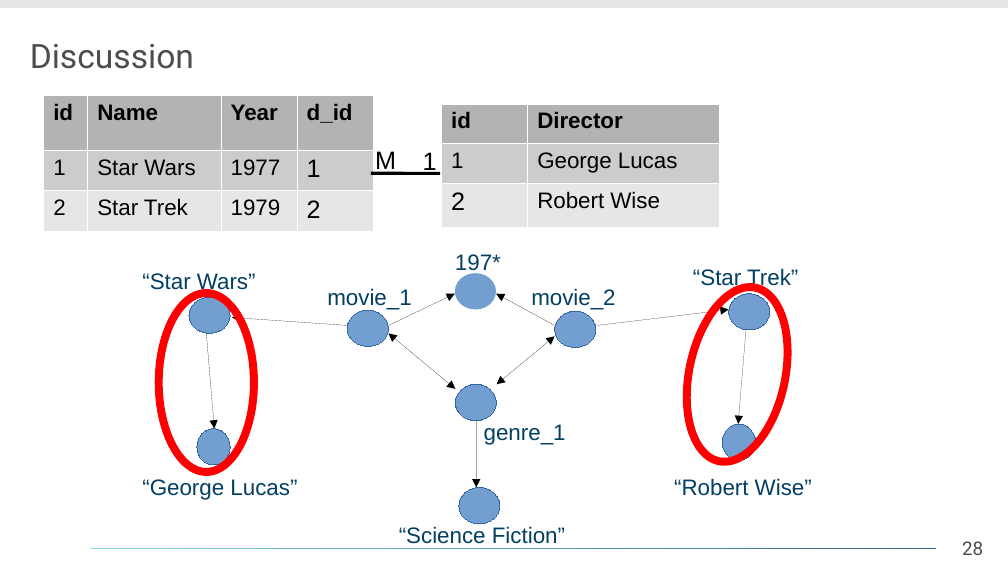
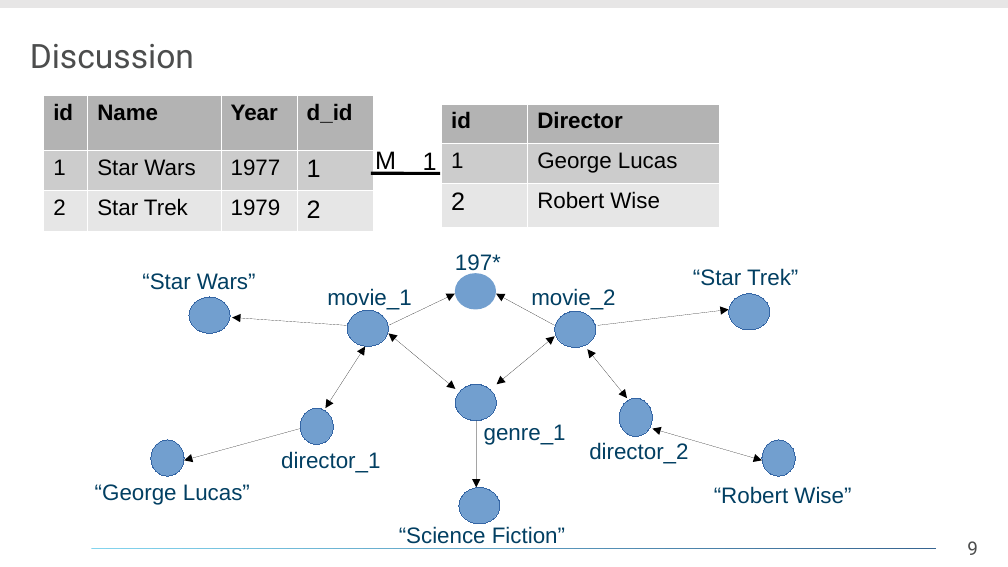
Before and after one commit to daelmo/DB2GraphGenerator, a slide deck: slide 9 of presentation/Analyse_eines_Forschungsthemas.odp (slide 28 before the commit). Drawn at 1008x567 pixels with LibreOffice and Linux fonts; fonts in the diff are those of the drawing; background and template pictures are left out. Boxes give left, top, right and bottom in pixels: in the first picture for what was removed or moved away, otherwise in the second. Text is boxed around its words. In the diff, an @@ line names an element or a change of style, - is before the commit and + after.

```diff
--- a/presentation/Analyse_eines_Forschungsthemas.odp
+++ b/presentation/Analyse_eines_Forschungsthemas.odp
@@ ellipse removed at [158, 293, 253, 473] @@
@@ ellipse removed at [672, 278, 802, 472] @@
@@ arrow removed from (746, 329) to (738, 424) @@
@@ arrow moved from (207, 334) - (215, 428) to (365, 347) - (326, 408) @@
@@ arrow (365, 347) - (326, 408): arrow to double arrow @@
@@ double arrow added from (627, 398) to (588, 349), #000000 0 pt @@
@@ ellipse added at [300, 408, 334, 445], fill #729FCF, outline #3465A4 0 pt @@
@@ ellipse added at [619, 398, 652, 436], fill #729FCF, outline #3465A4 0 pt @@
@@ ellipse: place and size @@
-ellipse at [197, 428, 230, 465]
+ellipse at [151, 439, 184, 476]
@@ arrow added from (300, 428) to (184, 461), #000000 0 pt @@
@@ text added at [589, 442, 688, 464], 16 pt, text #023F62 @@
+director_2
@@ double arrow added from (762, 461) to (652, 428), #000000 0 pt @@
@@ ellipse: place and size @@
-ellipse at [723, 424, 756, 461]
+ellipse at [762, 439, 795, 476]
@@ text "“George Lucas”": place and size @@
-text "“George Lucas”" at [142, 479, 297, 500]
+text "“George Lucas”" at [95, 484, 250, 505]
@@ text added at [281, 451, 380, 473], 16 pt, text #023F62 @@
+director_1
@@ text "“Robert Wise”": place and size @@
-text "“Robert Wise”" at [674, 478, 812, 496]
+text "“Robert Wise”" at [714, 486, 851, 504]
@@ page number at [967, 541, 978, 555]: text changed @@
-28
+9
```
Also in this commit, not shown: 8 other slides changed, 3 slides added, 1 slide removed, 7 other files.
